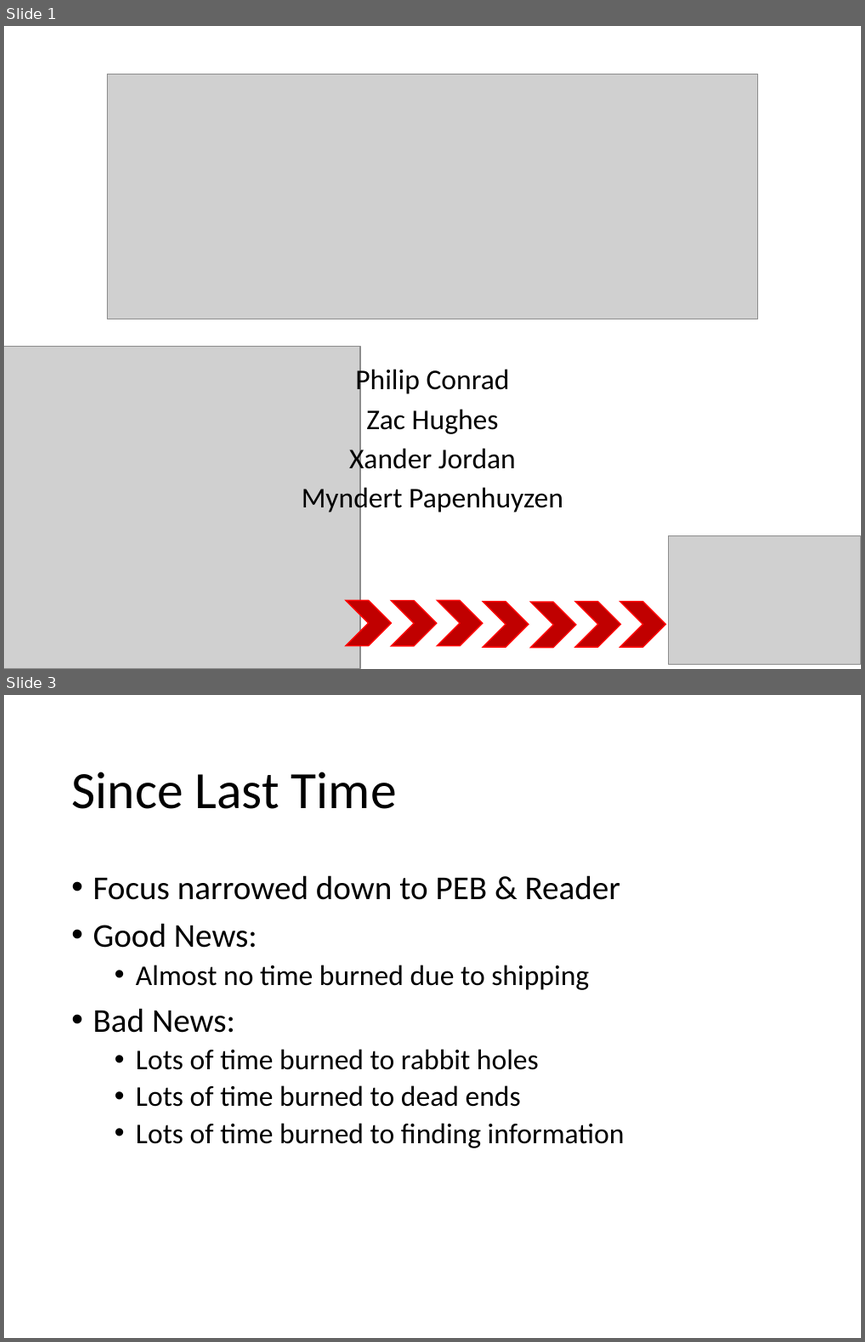
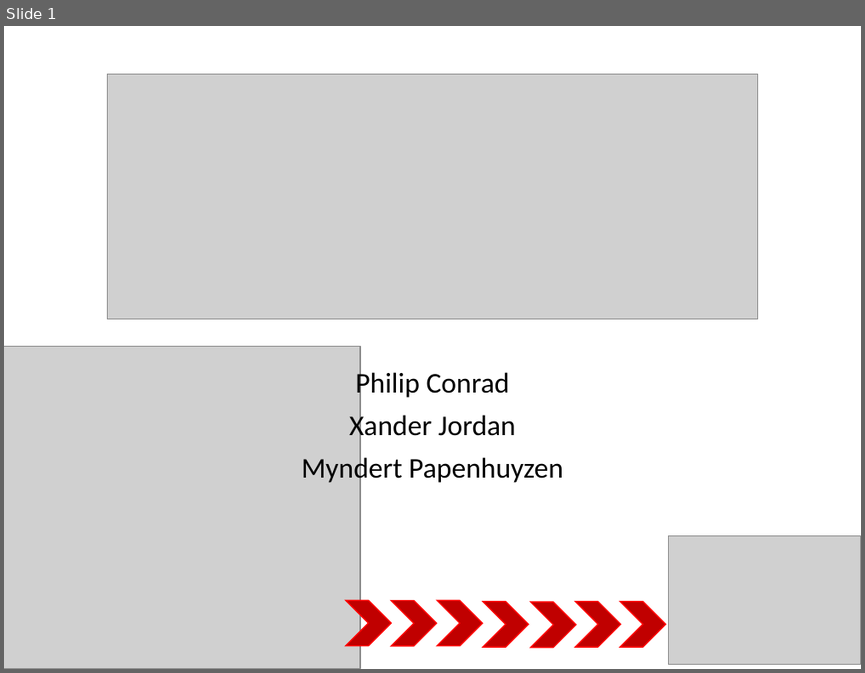
Before and after one commit to SCCapstone/omaha, a slide deck: docs/final-presentation.pptx. Shown one above the other, each under a label of ours: slides 1 and 3 before the commit, slide 1 after it; the slides between them are not shown. The pictures are 865x1342 and 865x673 pixels, drawn with LibreOffice and Linux fonts; fonts in the diff are those of the drawing; grey boxes stand for pictures; background and template pictures are left out. Boxes give left, top, right and bottom in pixels: in the first picture for what was removed or moved away, otherwise in the second. Text is boxed around its words. In the diff, an @@ line names an element or a change of style, - is before the commit and + after.

```diff
--- a/docs/final-presentation.pptx
+++ b/docs/final-presentation.pptx
@@ slide 3 removed at box(4, 695, 861, 1338), background picture (left out) @@
@@ title removed at box(71, 771, 397, 809) @@
-Since Last Time
@@ text removed at box(93, 875, 624, 1148) @@
-• Focus narrowed down to PEB & Reader
-• Good News:
-  • Almost no time burned due to shipping
-• Bad News:
-  • Lots of time burned to rabbit holes
-  • Lots of time burned to dead ends
-  • Lots of time burned to finding information
@@ slide 1 changed as well @@
@@ subtitle "Philip Conrad" at box(302, 369, 563, 485): line spacing 0.8 to 0.9 @@
@@ subtitle at box(366, 408, 499, 434): paragraph removed @@
-Zac Hughes
```
Also in this commit, not shown: 1 other slide changed, 5 slides added, 4 other slides removed.
